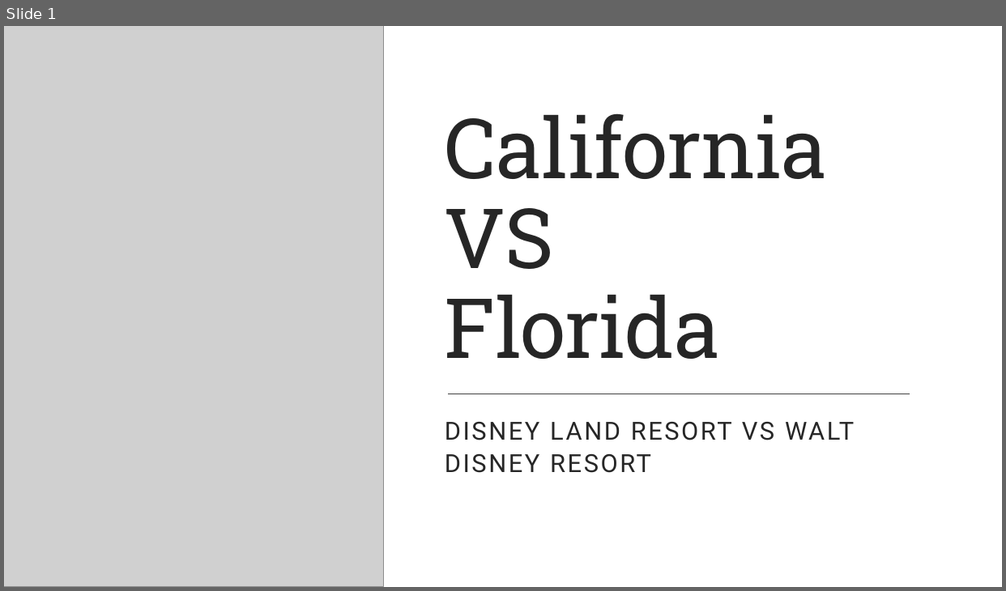
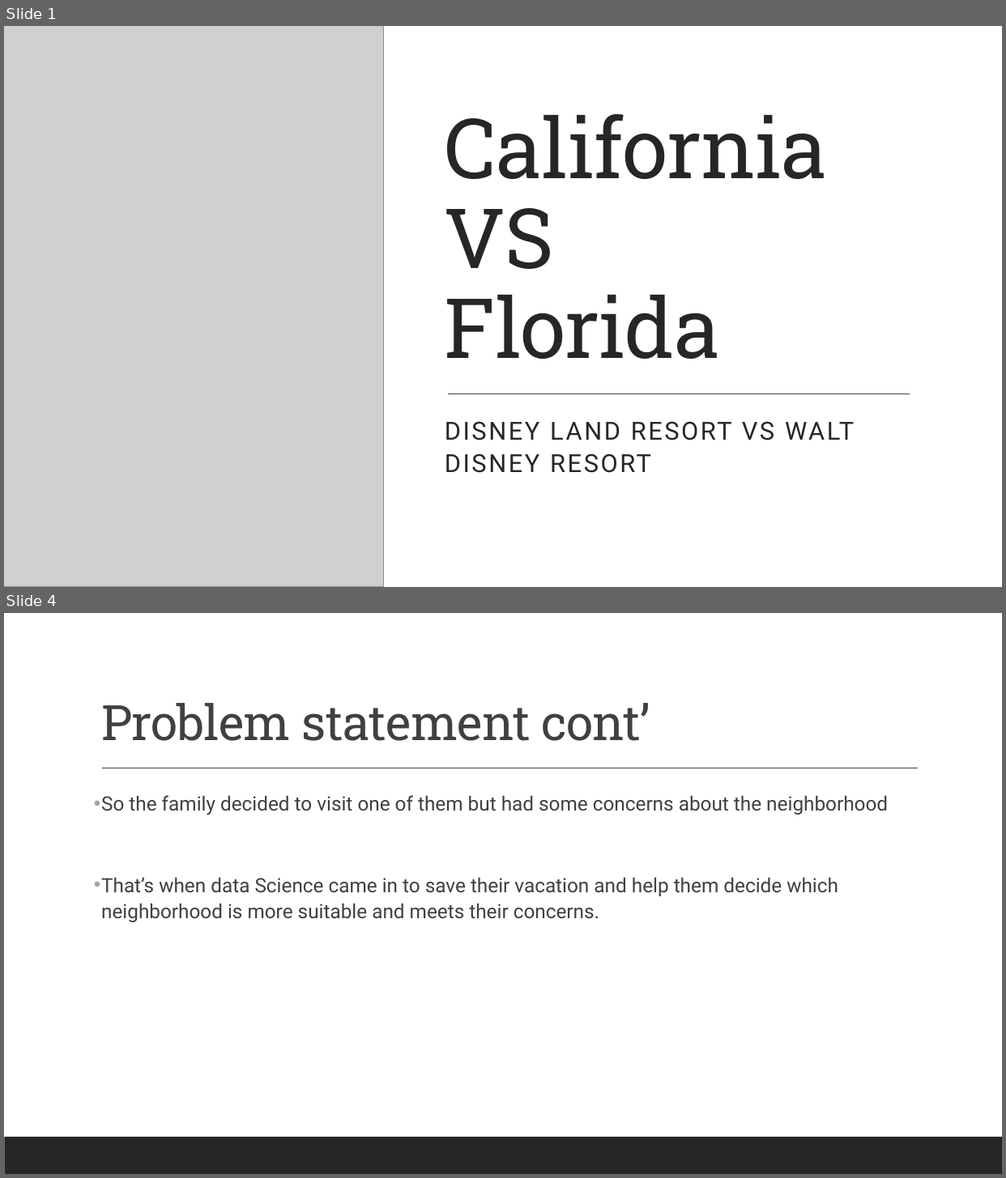
Before and after one commit to NohaGalal04/Coursera_Capstone, a slide deck: California.pptx. Shown one above the other, each under a label of ours: slide 1 before the commit, slides 1 and 4 after it; the slides between them are not shown. The pictures are 1006x591 and 1006x1178 pixels, drawn with LibreOffice and Linux fonts; fonts in the diff are those of the drawing; grey boxes stand for pictures. Boxes give left, top, right and bottom in pixels: in the first picture for what was removed or moved away, otherwise in the second. Text is boxed around its words. In the diff, an @@ line names an element or a change of style, - is before the commit and + after.

```diff
--- a/California.pptx
+++ b/California.pptx
@@ slide 4 added at (4,613,1002,1174), background #FFFFFF; not listed: 1 template element that a slide beside it also shows @@
@@ title added at (101,703,650,741), 47 pt, text #404040 @@
+Problem statement cont’
@@ line added from (102, 769) to (918, 769), #404040 1 pt @@
@@ text added at (101,795,888,922), 19 pt, text #404040 @@
+• So the family decided to visit one of them but had some concerns about the neighborhood
+• That’s when data Science came in to save their vacation and help them decide which neighborhood is more suitable and meets their concerns.
```
Also in this commit, not shown: 3 slides changed, 4 other slides added.
